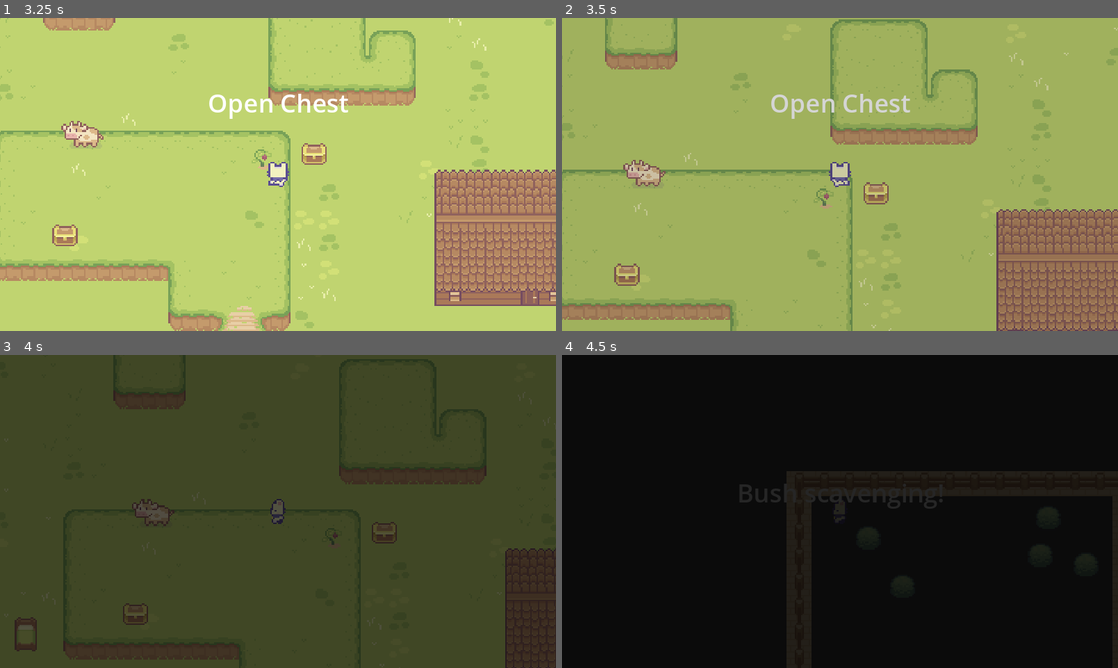
Above: before the commit, frames 1-4 (two rows, left to right).
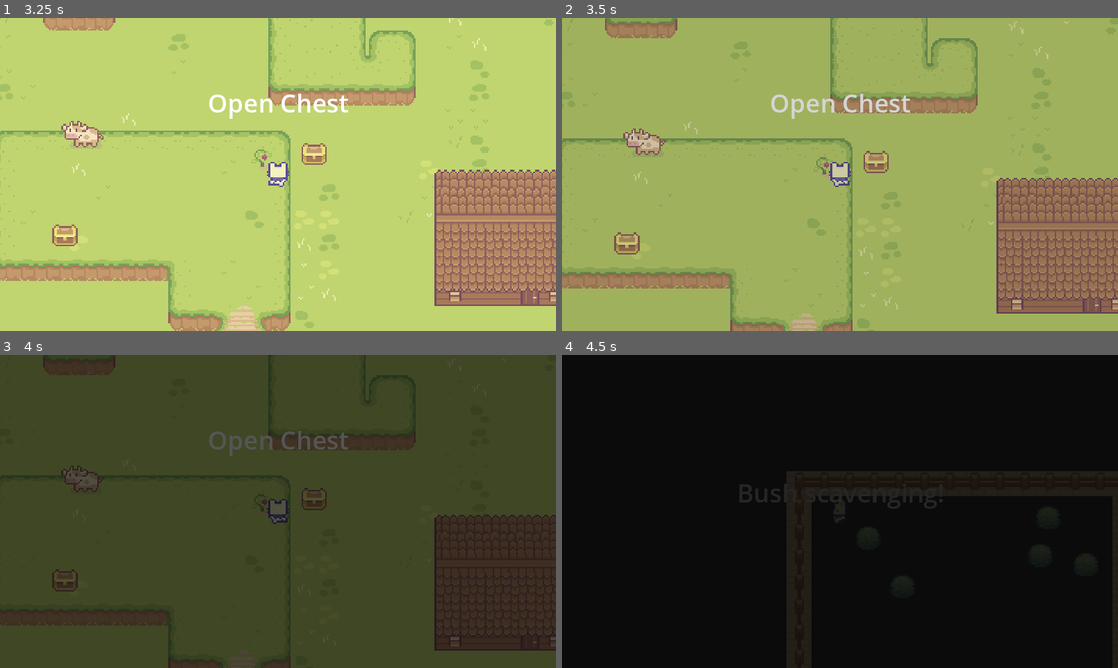
Above: after the commit, the same moments.

Repository: kawaiibats/tacobat
Game: Godot game, scene res://scene_switcher.tscn
Two runs of this game, one before a commit and one after it. Both use one fixed random seed, a clock stepped at 60 frames per second and the inputs below. Sound files missing from this copy of the repository are replaced by a short silence.
Inputs (mouse positions are in pixels of both pictures, inside the frame that each line leads up to):
- Up to frame 1 (3.25 s): move the mouse to (50, 255) at 0.52 s; hold D (right) 0.53-1.28 s; right-click (50, 255) at 0.6 s; click (50, 255) at 0.67 s; tap F (interact) at 0.8, 1.35, 2.3, 2.85 s; move the mouse to (166, 190) at 1.27 s; hold S (down) 1.28-2.03 s; right-click (166, 190) at 1.55 s; move the mouse to (61, 309) at 2.02 s; hold D (right) 2.03-2.78 s; right-click (61, 309) at 2.1 s; click (61, 309) at 2.17 s; move the mouse to (250, 237) at 2.77 s; hold W (up) from 2.78 s (still down); click (250, 237) at 2.92 s; right-click (250, 237) at 3.05 s
- Up to frame 2 (3.5 s): keep holding W (up)
- Up to frame 3 (4 s): move the mouse to (444, 558) at 3.52 s; release W (up) at 3.53 s; hold A (left) from 3.53 s (still down); right-click (444, 558) at 3.6 s; tap F (interact) at 3.8 s
- Up to frame 4 (4.5 s): keep holding A (left); move the mouse to (673, 464) at 4.27 s; tap F (interact) at 4.35 s

Frame 1 is identical in both runs. In frame 2, 17% of the frame differs, in the area x 0-100%, y 0-100%; in frame 3, 11%; in frame 4, nothing differs.

Commit message:
You cannot move while the scene is changing

Diff:
--- a/SceneSwitcher.gd
+++ b/SceneSwitcher.gd
@@ -42,4 +42,5 @@
 		"fade_out":
 			print("reset transition cooldown")
 			current_level.play_loaded_sound()
+			var body = $PlayerCat
 			handling = false
--- a/characters/player_cat.gd
+++ b/characters/player_cat.gd
@@ -13,6 +13,9 @@
 @onready var altInteractLabel = $InteractionComponents/AltInteractLabel
 
 
+@onready var warping : bool = false
+
+
 func _ready():
 	update_animation_parameters(starting_direction)
 	update_interactions()
@@ -22,23 +25,23 @@
 
 
 func _physics_process(_delta):
+	if !warping:
+		update_animation_parameters(Input.get_vector("left","right","up","down").floor())
 
-	update_animation_parameters(Input.get_vector("left","right","up","down").floor())
+		# Update velocity
+		velocity = Input.get_vector("left","right","up","down") * move_speed
 
-	# Update velocity
-	velocity = Input.get_vector("left","right","up","down") * move_speed
+		# Move and slide function uses velocity of character body to move character on map
+		move_and_slide()
 
-	# Move and slide function uses velocity of character body to move character on map
-	move_and_slide()
+		# Pick new state function determines which animation state is appropriate to use
+		pick_new_state()
 
-	# Pick new state function determines which animation state is appropriate to use
-	pick_new_state()
+		if Input.is_action_just_pressed("interact"):
+			execute_interaction()
 
-	if Input.is_action_just_pressed("interact"):
-		execute_interaction()
-
-	if Input.is_action_just_pressed("altInteract"):
-		execute_alt_interaction()
+		if Input.is_action_just_pressed("altInteract"):
+			execute_alt_interaction()
 
 
 # Update direction of player
--- a/components/warper/warpArea.gd
+++ b/components/warper/warpArea.gd
@@ -9,6 +9,7 @@
 
 func _on_body_entered(body: CharacterBody2D):
 	if body.name == "PlayerCat":
+		body.warping = true
 		entered = true
 
 func _on_body_exited(body):
